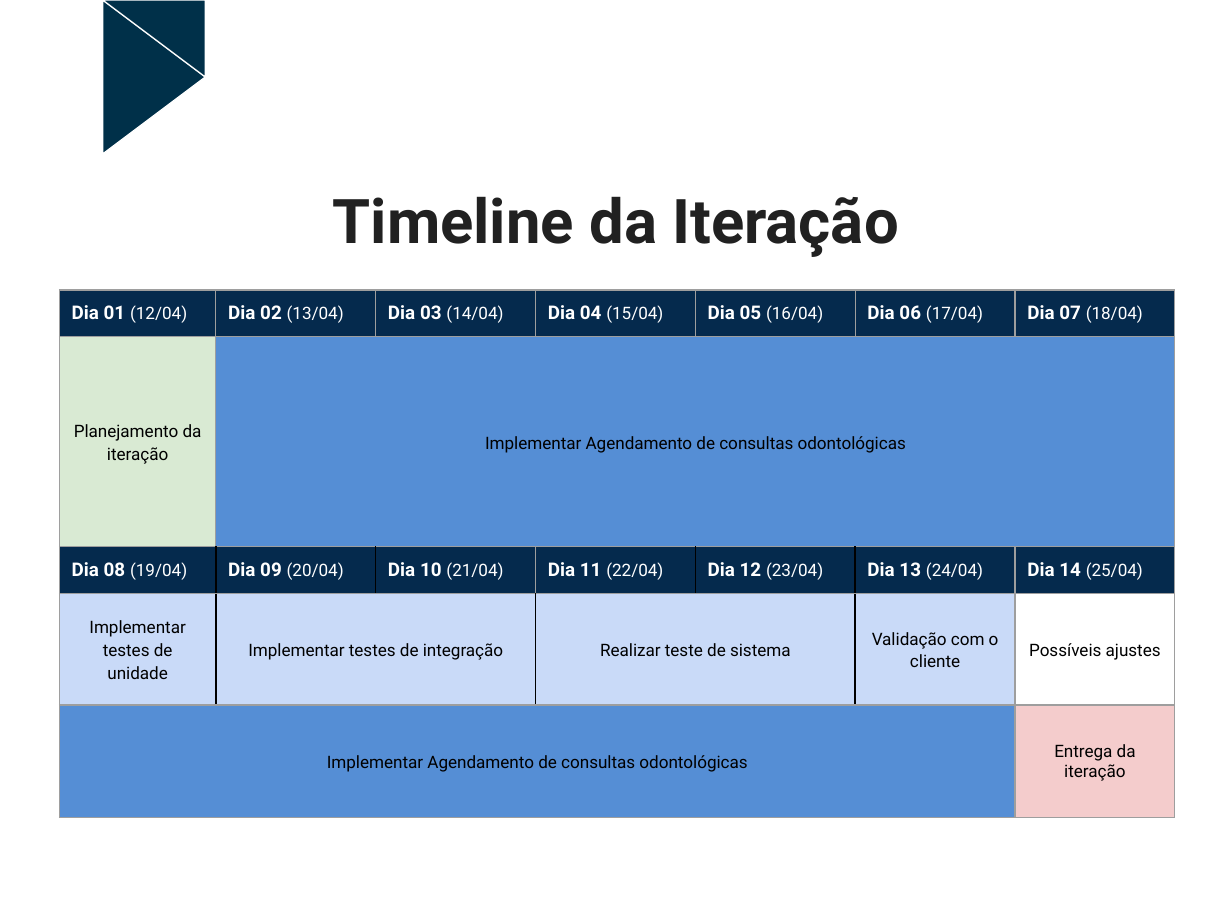
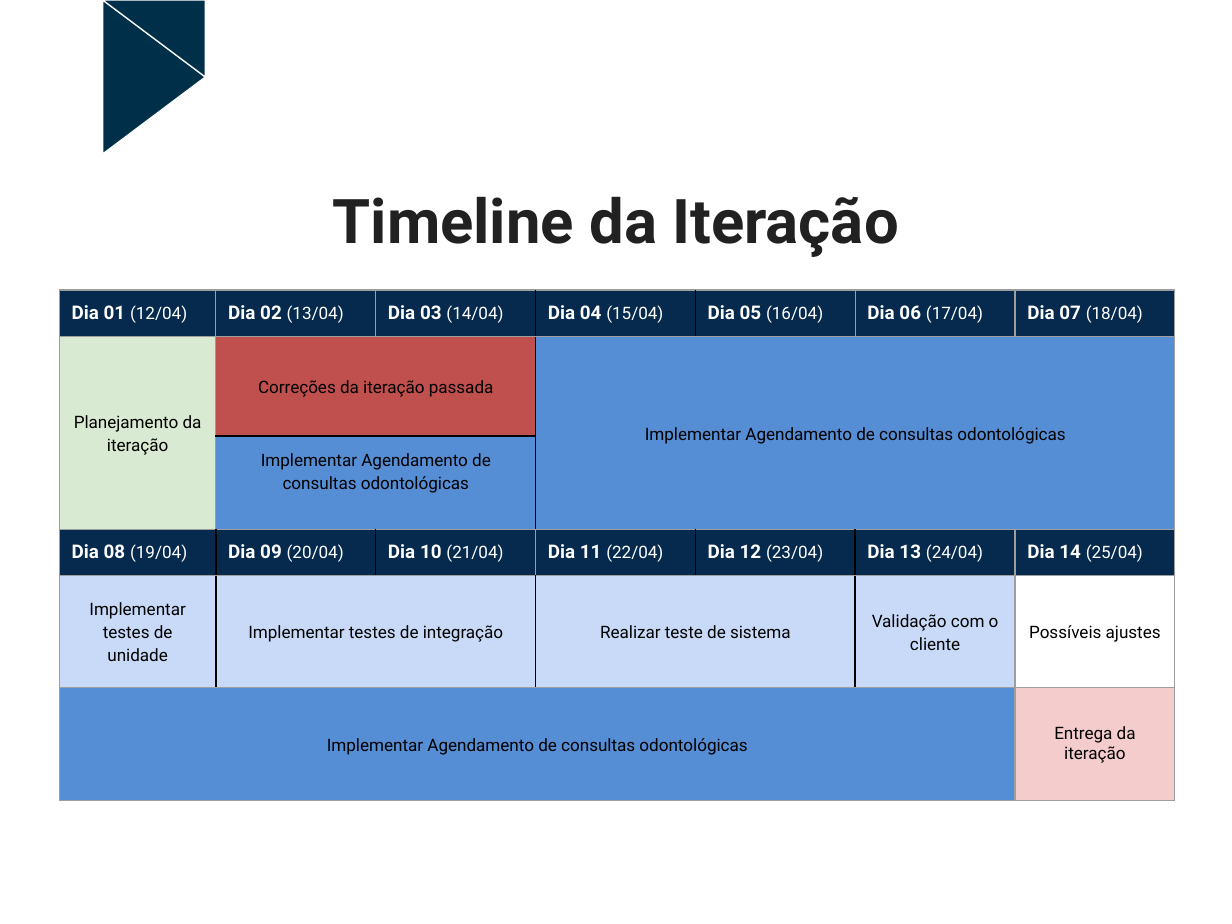
Before and after one commit to dentalhelper/dental-helper-docs, a slide deck: slide 6 of Acompanhamento/iteração 03/Plano_de_Iteracao3.pptx. Drawn at 1232x924 pixels with LibreOffice and Linux fonts; fonts in the diff are those of the drawing. Boxes give left, top, right and bottom in pixels: in the first picture for what was removed or moved away, otherwise in the second. Text is boxed around its words. In the diff, an @@ line names an element or a change of style, - is before the commit and + after.

Commit message:
Atualiza Plano de iteração 3

```diff
--- a/Acompanhamento/iteração 03/Plano_de_Iteracao3.pptx
+++ b/Acompanhamento/iteração 03/Plano_de_Iteracao3.pptx
@@ table at [59, 290, 1177, 802] @@
-row 2: Planejamento da iteração | Implementar Agendamento de consultas odontológicas |  |  |  |  | 
+row 2: Planejamento da iteração | Correções da iteração passada |  | Implementar Agendamento de consultas odontológicas |  |  | 
+row 3:  | Implementar Agendamento de consultas odontológicas |  |  |  |  | 
```
